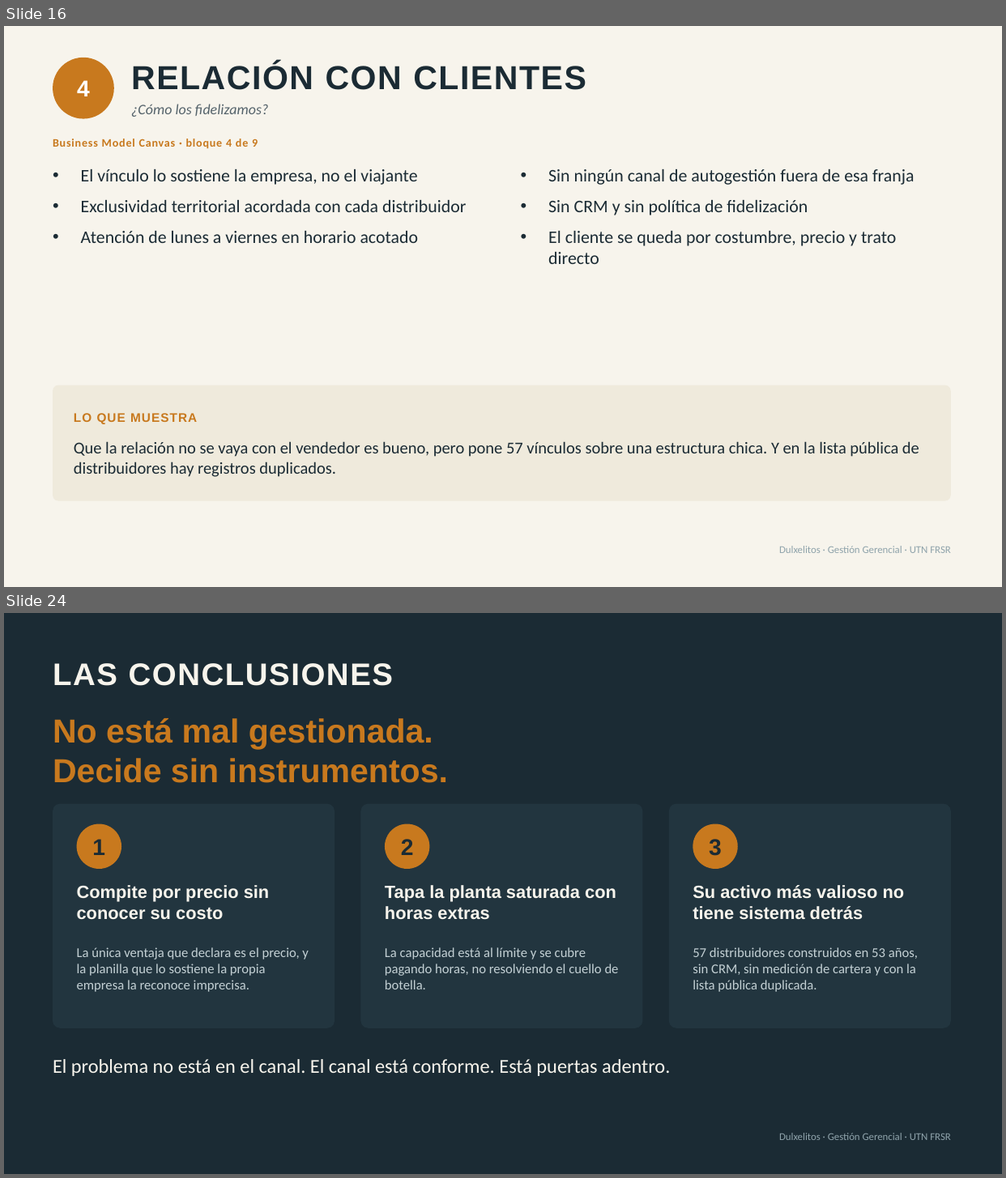
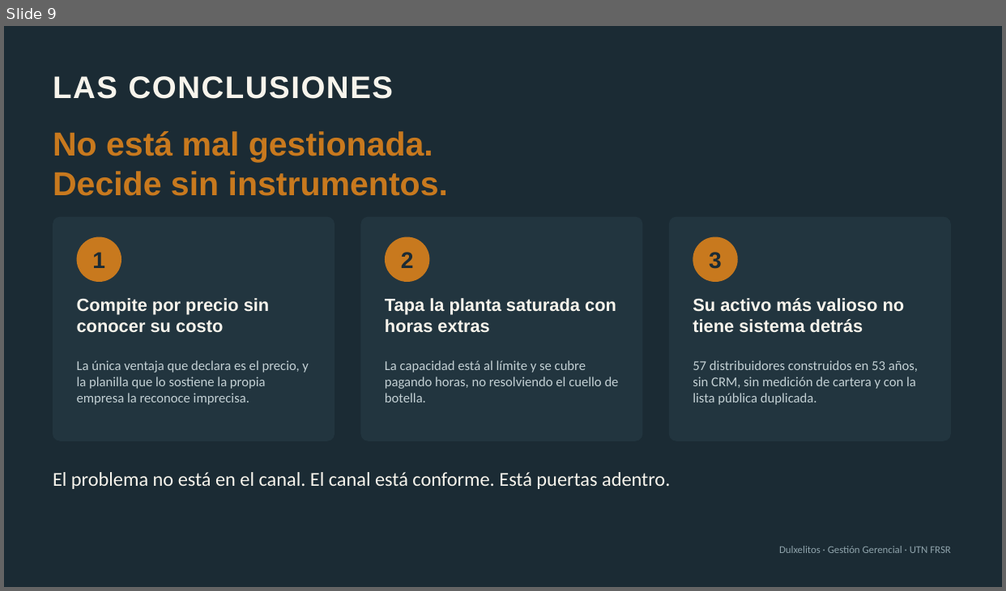
Before and after one commit to emisorato1/gestion-gerencial-2026, a slide deck: Material Campus/Proyecto Final/Proyecto/Entrega/Presentación TP Final Parte 1 - Dulxelitos.pptx. Shown one above the other, each under a label of ours: slides 16 and 24 before the commit, slide 9 after it; the slides between them are not shown. The pictures are 1006x1178 and 1006x591 pixels, drawn with LibreOffice and Linux fonts; fonts in the diff are those of the drawing. Boxes give left, top, right and bottom in pixels: in the first picture for what was removed or moved away, otherwise in the second. Text is boxed around its words. In the diff, an @@ line names an element or a change of style, - is before the commit and + after.

```diff
--- a/Material Campus/Proyecto Final/Proyecto/Entrega/Presentación TP Final Parte 1 - Dulxelitos.pptx
+++ b/Material Campus/Proyecto Final/Proyecto/Entrega/Presentación TP Final Parte 1 - Dulxelitos.pptx
@@ slide 16 removed at (4,26,1002,587), background #F7F4EC @@
@@ ellipse removed at (53,58,114,119) @@
@@ text removed at (131,62,586,90) @@
-RELACIÓN CON CLIENTES
@@ text removed at (77,80,90,96) @@
-4
@@ text removed at (131,104,268,117) @@
-¿Cómo los fidelizamos?
@@ text removed at (53,139,258,149) @@
-Business Model Canvas · bloque 4 de 9
@@ text removed at (81,169,466,243) @@
-• El vínculo lo sostiene la empresa, no el viajante
-• Exclusividad territorial acordada con cada distribuidor
-• Atención de lunes a viernes en horario acotado
@@ text removed at (548,169,914,264) @@
-• Sin ningún canal de autogestión fuera de esa franja
-• Sin CRM y sin política de fidelización
-• El cliente se queda por costumbre, precio y trato directo
@@ rounded rectangle removed at (53,386,951,501) @@
@@ text removed at (74,413,197,425) @@
-LO QUE MUESTRA
@@ text removed at (74,442,919,477) @@
-Que la relación no se vaya con el vendedor es bueno, pero pone 57 vínculos sobre una estructura chica. Y en la lista pública de distribuidores hay registros duplicados.
@@ text removed at (779,546,950,553) @@
-Dulxelitos · Gestión Gerencial · UTN FRSR
@@ what was slide 24 is now slide 9 @@
```
Also in this commit, not shown: 4 slides changed, 2 slides added, 17 other slides removed, 11 other files.
